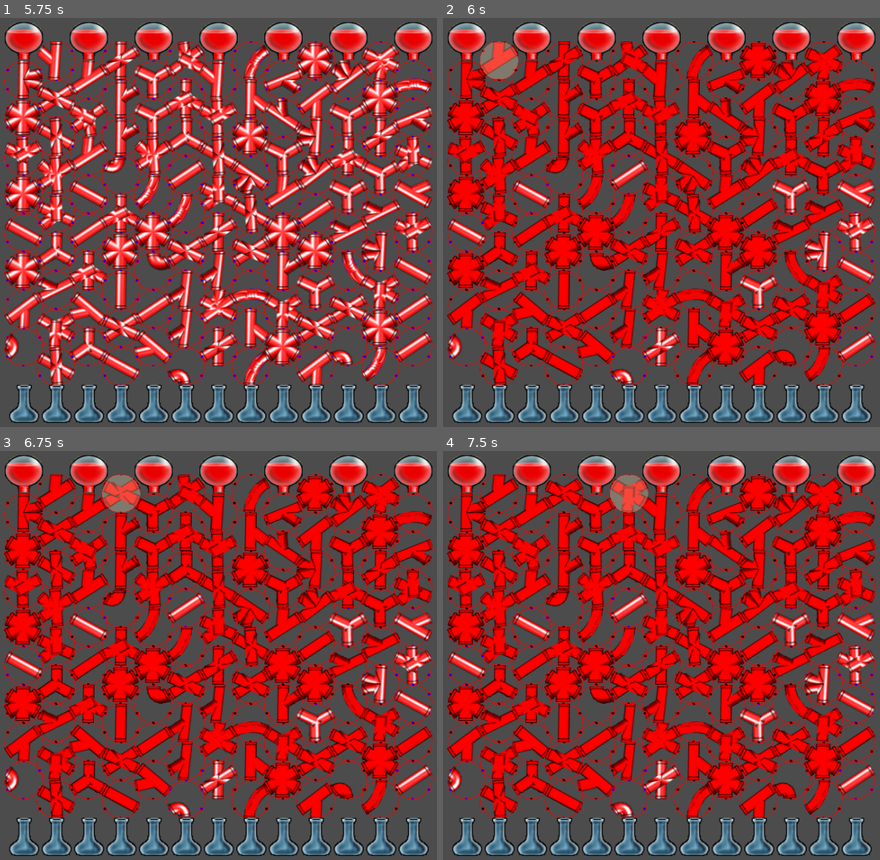
Above: before the commit, frames 1-4 (two rows, left to right).
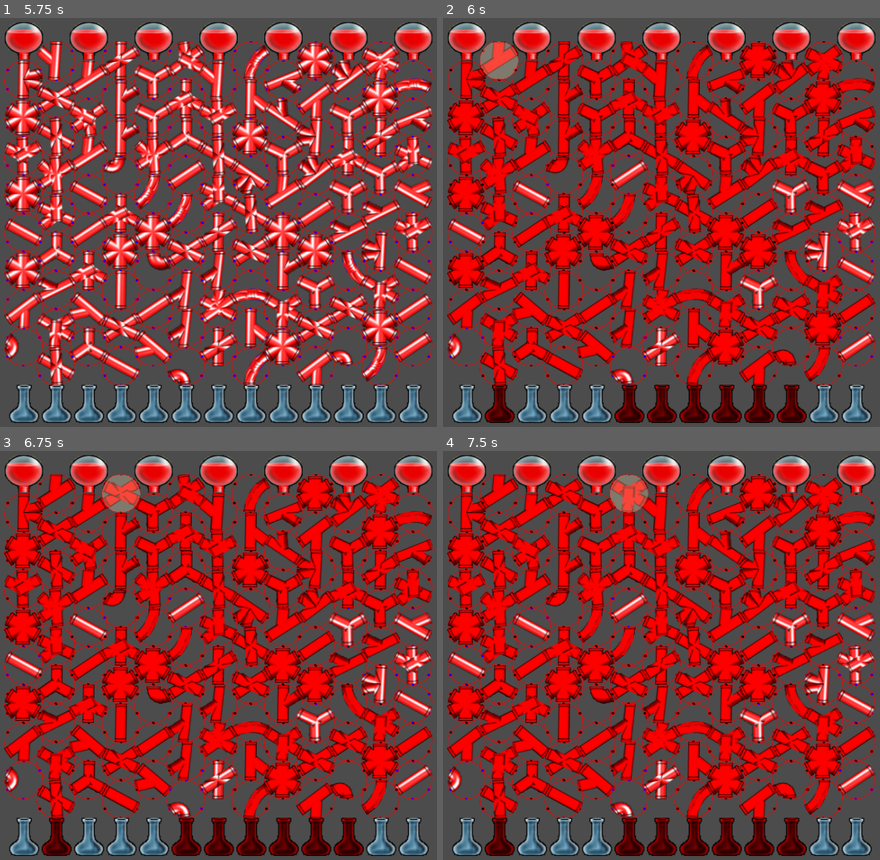
Above: after the commit, the same moments.

Repository: thummper/js-potion-maker
Game: Godot game, scene res://scenes/gameWindow.tscn
The game is run twice, just before and just after one commit, with the same random seed, the same clock (stepped at 60 frames per second) and the same inputs.
Inputs (mouse positions are in pixels of both pictures, inside the frame that each line leads up to):
- Up to frame 1 (5.75 s): tap Enter at 0.5, 2, 3.5 s; move the mouse to (21, 42) at 0.52 s; click (21, 42) at 0.67 s; tap Space at 1.25, 2.75, 4.25 s; move the mouse to (87, 42) at 1.27 s; click (87, 42) at 1.42 s; move the mouse to (152, 42) at 2.02 s; click (152, 42) at 2.17 s; move the mouse to (218, 42) at 2.77 s; click (218, 42) at 2.92 s; move the mouse to (284, 42) at 3.52 s; click (284, 42) at 3.67 s; move the mouse to (349, 42) at 4.27 s; click (349, 42) at 4.42 s; move the mouse to (415, 42) at 5.02 s; click (415, 42) at 5.17 s
- Up to frame 2 (6 s): move the mouse to (499, 58) at 5.77 s; click (499, 58) at 5.92 s
- Up to frame 3 (6.75 s): move the mouse to (122, 491) at 6.52 s; click (122, 491) at 6.67 s
- Up to frame 4 (7.5 s): move the mouse to (630, 491) at 7.27 s; click (630, 491) at 7.42 s

Frame 1 is identical in both runs. In frame 2, 2.4% of the frame differs, in the area x 9-84%, y 89-99%; in frame 3, 2.4%; in frame 4, 2.4%.

Commit message:
Added bottle connections & relocated weird padding
Now need to add colour logic to sources and add sources to pipes & propagate them through to the bottles

Diff:
--- a/scripts/bottle.gd
+++ b/scripts/bottle.gd
@@ -3,6 +3,18 @@
 
 var bottleType   = 0
 var bottleColour = 0
+var connections  = []
+
+
+
+func resetModulate():
+	bottleColour = Color(1, 1, 1, 1)
+	$Sprite.modulate = bottleColour
+
+func testConnect():
+	resetModulate()
+	bottleColour = Color(1, 0, 0, 1)
+	$Sprite.modulate = bottleColour
 
 func pickBottle():
 	var numBottles = $Sprite.hframes
--- a/scripts/gameWindow.gd
+++ b/scripts/gameWindow.gd
@@ -7,6 +7,7 @@
 var gridPadding
 var gridStart
 export (int)var tileSize
+export var weirdPadding = 9
 
 onready var gridHolder = $gridLayer/gridHolder
 onready var pipeHolder = $gridLayer/gridHolder/pipeHolder
@@ -14,9 +15,9 @@
 
 func _ready():
 	calcGridSize()
-	gridHolder.addSources(gridStart, gridWidth, tileSize)
-	gridHolder.addPipes(gridStart, gridWidth, gridHeight, tileSize)
-	gridHolder.addBottles(gridStart, gridWidth, gridHeight, tileSize)
+	gridHolder.addSources(gridStart, gridWidth, tileSize, weirdPadding)
+	gridHolder.addPipes(gridStart, gridWidth, gridHeight, tileSize, weirdPadding)
+	gridHolder.addBottles(gridStart, gridWidth, gridHeight, tileSize, weirdPadding)
 
 
 func calcGridSize():
@@ -30,14 +31,11 @@
 	var totalWidth = gridSize.x
 
 
-	gridWidth    = floor(   totalWidth / (tileSize - 9))
+	gridWidth    = floor(   totalWidth / (tileSize - weirdPadding))
 	gridHeight   = floor(  (gridSize.y) / (tileSize / 2))
 
 
-
-
-	var takenWidth = gridWidth * (tileSize - 9)
-
+	var takenWidth = gridWidth * (tileSize - weirdPadding)
 	var remainWidth  = totalWidth - takenWidth
 
 	print(" Window Width: ", gridSize.x, " Taken: ", takenWidth, " Remain: ", remainWidth)
--- a/scripts/gridHolder.gd
+++ b/scripts/gridHolder.gd
@@ -7,17 +7,14 @@
 var pipe       = preload("res://scenes/pipe.tscn")
 var bottle     = preload("res://scenes/bottle.tscn")
 
-export var weirdPadding  = 9
 onready var sourceHolder = $sourceHolder
 onready var pipeHolder   = $pipeHolder
 onready var bottleHolder = $bottleHolder
 
 
-
 func checkConnections():
 	# So for each pipe, generate their connections
 	print("Check connections called, a pipe has been rotated")
-
 	# Because my data stucture sucks, generate a list of indices where pipes exist
 	var realPipes = {}
 	for i in range(pipeInfo.size()):
@@ -55,16 +52,7 @@
 			# THIS PIPE HAS LU OPEN (IND 5)
 			# TEST PIPE HAS RD OPEN (IND 2)
 			var testPipe = pipeInfo[ realPipes[lu] ][1]
-			var testConnections = testPipe.openConnections
-
-			if openConnections[5] && testConnections[2]:
-				pipe.testConnect()
-				testPipe.testConnect()
-				if ! pipe.connections.has(testPipe):
-					pipe.connections.push_back(testPipe)
-				if ! testPipe.connections.has(pipe):
-					testPipe.connections.push_back(pipe)
-
+			testPipeConnection(testPipe, pipe, 5, 2)
 
 		if realPipes.has(ld):
 			# There is a pipe LD from this pipe,
@@ -73,16 +61,7 @@
 			# Test pipe has RU OPEN (IND 1)
 
 			var testPipe = pipeInfo[ realPipes[ld] ][1]
-			var testConnections = testPipe.openConnections
-
-			if openConnections[4] && testConnections[1]:
-				pipe.testConnect()
-				testPipe.testConnect()
-				if ! pipe.connections.has(testPipe):
-					pipe.connections.push_back(testPipe)
-				if ! testPipe.connections.has(pipe):
-					testPipe.connections.push_back(pipe)
-
+			testPipeConnection(testPipe, pipe, 4, 1)
 
 		if realPipes.has(ru):
 			# There is a pipe RU from this pipe
@@ -90,15 +69,7 @@
 			# This pipe has RU open (IND 1)
 			# Test pipe has LD open (IND 4)
 			var testPipe = pipeInfo[ realPipes[ru] ][1]
-			var testConnections = testPipe.openConnections
-
-			if openConnections[1] && testConnections[4]:
-				pipe.testConnect()
-				testPipe.testConnect()
-				if ! pipe.connections.has(testPipe):
-					pipe.connections.push_back(testPipe)
-				if ! testPipe.connections.has(pipe):
-					testPipe.connections.push_back(pipe)
+			testPipeConnection(testPipe, pipe, 1, 4)
 
 		if realPipes.has(rd):
 			# There is a pipe RD from this pipe
@@ -106,16 +77,7 @@
 			# This pipe has RD open (IND 2)
 			# Test pipe has RU open (IND 5)
 			var testPipe = pipeInfo[ realPipes[rd] ][1]
-			var testConnections = testPipe.openConnections
-
-			if openConnections[2] && testConnections[5]:
-				pipe.testConnect()
-				testPipe.testConnect()
-				if ! pipe.connections.has(testPipe):
-					pipe.connections.push_back(testPipe)
-				if ! testPipe.connections.has(pipe):
-					testPipe.connections.push_back(pipe)
-
+			testPipeConnection(testPipe, pipe, 2, 5)
 
 		if realPipes.has(above):
 			# There is a pipe above this one
@@ -123,15 +85,7 @@
 			# This pipe has above open (IND 0)
 			# Above pipe has below open (IND 3)
 			var testPipe = pipeInfo[ realPipes[above] ][1]
-			var testConnections = testPipe.openConnections
-
-			if openConnections[0] && testConnections[3]:
-				pipe.testConnect()
-				testPipe.testConnect()
-				if ! pipe.connections.has(testPipe):
-					pipe.connections.push_back(testPipe)
-				if ! testPipe.connections.has(pipe):
-					testPipe.connections.push_back(pipe)
+			testPipeConnection(testPipe, pipe, 0, 3)
 
 		if realPipes.has(below):
 			# There is a pipe below this one
@@ -139,29 +93,66 @@
 			# This pipe has below open (IND 3)
 			# Below pipe has above open (IND 0)
 			var testPipe = pipeInfo[ realPipes[below] ][1]
+			testPipeConnection(testPipe, pipe, 3, 0)
+
+
+	# Add bottles to pipe connections
+	for info in bottleInfo:
+
+		var bottleIndex = info[0]
+		var bottle      = info[1]
+		var aboveIndex
+		bottle.resetModulate()
+		bottle.connections = []
+		# TODO: Need piece to make these bottles align better
+		if int(bottleIndex.x) % 2 == 0:
+			# Above connection is 2 above
+			aboveIndex = Vector2( bottleIndex.x, bottleIndex.y - 2)
+		else:
+			# Below connection is 1 above
+			aboveIndex = Vector2( bottleIndex.x, bottleIndex.y - 1)
+
+		if realPipes.has(aboveIndex):
+			# There is a pipe above this bottle
+			var testPipe = pipeInfo[ realPipes[aboveIndex] ][1]
+
 			var testConnections = testPipe.openConnections
-			if openConnections[3] && testConnections[0]:
-				pipe.testConnect()
-				testPipe.testConnect()
-				if ! pipe.connections.has(testPipe):
-					pipe.connections.push_back(testPipe)
-				if ! testPipe.connections.has(pipe):
-					testPipe.connections.push_back(pipe)
-
-
-
-func addBottles(gridStart, gridWidth, gridHeight, tileSize):
+			if testConnections[3]:
+				bottle.testConnect()
+				if ! testPipe.connections.has(bottle):
+					testPipe.connections.push_back(bottle)
+				if ! bottle.connections.has(testPipe):
+					bottle.connections.push_back(testPipe)
+
+
+
+func testPipeConnection(testPipe, pipe, pipeInd, testInd):
+	var openConnections = pipe.openConnections
+	var testConnections = testPipe.openConnections
+
+	if openConnections[pipeInd] && testConnections[testInd]:
+		pipe.testConnect()
+		testPipe.testConnect()
+		if ! pipe.connections.has(testPipe):
+			pipe.connections.push_back(testPipe)
+		if ! testPipe.connections.has(pipe):
+			testPipe.connections.push_back(pipe)
+
+
+
+
+func addBottles(gridStart, gridWidth, gridHeight, tileSize, weirdPadding):
 	var startX = gridStart.x
 	for i in range(gridWidth):
 
-		var bottleInd = Vector2(i, gridHeight - 1)
+		var bottleInd = Vector2(i, gridHeight)
 		var newBottle = bottle.instance()
 		newBottle.position = Vector2( startX, gridStart.y)
 		bottleHolder.add_child(newBottle)
 		bottleInfo.push_back( [bottleInd, newBottle] )
 		startX += tileSize - weirdPadding
 
-func addSources(gridStart, gridWidth, tileSize):
+func addSources(gridStart, gridWidth, tileSize, weirdPadding):
 	var startX = gridStart.x
 	for i in range(gridWidth):
 		# Make a new source
@@ -185,7 +176,7 @@
 	pipeInfo.push_back( [ gridIndex, newPipe ])
 
 
-func addPipes(gridStart, gridWidth, gridHeight, tileSize):
+func addPipes(gridStart, gridWidth, gridHeight, tileSize, weirdPadding):
 	var baseStart = gridStart.x
 	var altStart  = gridStart.x + tileSize
 	var baseHeight = gridStart.y
@@ -205,40 +196,5 @@
 				if w % 2 != 0:
 					makePipe(x, y, w, h)
 
-
-
 			x += (tileSize - weirdPadding)
 		y += (tileSize / 2)
-
-
-
-
-
-
-
-#	for i in range(gridHeight):
-#		var width  = gridWidth
-#		var x      = baseStart
-#		var altRow = false
-#		var modVal = 2
-#
-#
-#
-#
-#			altRow = true
-#			modVal = 3
-#			width = shortWidth
-#			x     = shortStart
-#
-#		for j in range(width):
-#			# Make pipe
-#
-#			if j % modVal == 0:
-#
-#				var newPipe = pipe.instance()
-#				var pipeInd = Vector2(i, j)
-#				newPipe.position = Vector2(x, startY)
-#				pipeHolder.add_child(newPipe)
-#				pipeInfo.push_back( [pipeInd, newPipe])
-#			x += tileSize
-#		startY += tileSize
